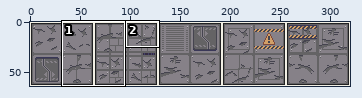
Pixel-art file: art/modules/Floor_2x2.ase. Above: a wide view before the commit, with the close-up outlined.
Close-up. Earlier state:
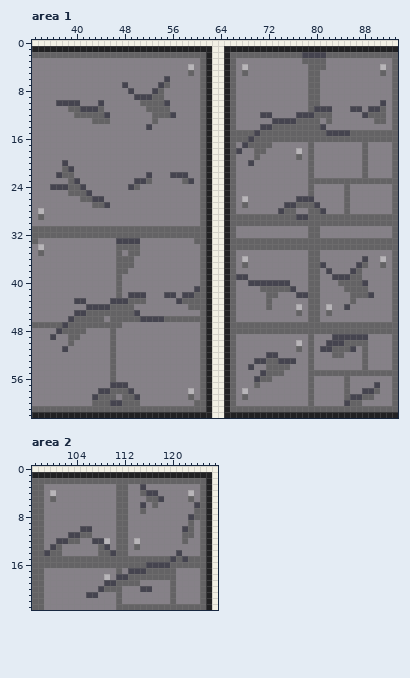
320x64 pixels, 1 frame. Shown: area 1: x 33..93, y 0..62; area 2: x 97..127, y 0..23. The commit also changed other parts of the picture, which this record leaves out.
The same view after the edit:
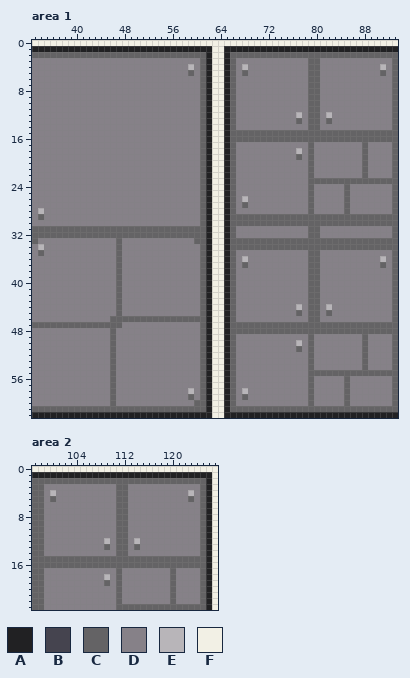
Palette (. is transparent): A #212123  B #45444f  C #646365  D #868188  E #b8b5b9  F #f2f0e5
From old to new:
layer "Layer 2" now hidden
Changed rows in their new state; - is an unchanged pixel.
Area 1:
first column x 36:
 2 ------------------------------------------CCCC----------
 3 ------------------------------------------D--D----------
 4 ---------------------------------------------D----------
 6 -------------------D------------------------------------
 7 ------------D-----DD------------------------------------
 8 -------------D---DD-------------------------------------
 9 --------------DDDDD-------------------------------------
10 -DDDD---D------DDDDD-----------------------------------D
11 ---DDDDDD-------DDDD------------------------CDD---DD-DDD
12 ----DDDDDD-------DDDD--------------DD----EDC-DE-----DDDD
13 -------DDD-------D-------------------DDDD-D-----------DD
14 ----------------D------------------DDDDDDDD--D----------
15 ----------------------------------C-----------CCCC------
16 ---------------------------------C----------------------
17 --------------------------------DDDDD-------------------
18 -------------------------------D--DD--------------------
19 ----------------------------------D---------------------
20 --D------------------------------D----------------------
21 --DD----------------------------------------------------
22 -DDD------------D---DDD---------------------------------
23 ---DD---------DDD-----DD--------------------------------
24 DDDDDD-------DD-----------------------------------------
25 ---DDDD-------------------------------------------------
26 -----DDDD--------------------------------DDC------------
27 -------DDD-----------------------------DDDD-D-----------
28 --------------------------------------DDD---DD----------
29 -----------------------------------------CC-------------
first column x 36:
33 -----------CDDD----------------------------------------
34 ------------DDD----------------------------------------
35 -------------DD----------------------------------------
36 ------------DD--------------------------------------D--
37 ------------DD-------------------------------D-----DD--
38 ------------D---------------------------------D---DD---
39 -------------------------------DD--------------DDDDD---
40 ---------------------------------DDDDDDD--------DDDDD--
41 ------------------------D----------DDDDDD--------DDDD--
42 -------------DDD---DD-DDD-----------DD---DD-------DDDD-
43 ----DD----DCDDDD-----DDDD-----------D-------------D----
44 ------DDDDD-DD---------DD-----------D------------D-----
45 ----DDDDDDD-DDD----------------------------------------
46 ---DDDDDD------CCCC------------------------------------
47 --C----------------------------------------------------
48 -DDDDD-------------------------------------------------
49 D--DD------------------------------------------DDDDDC--
50 ---D------------------------------------------DDDDDD---
51 --D------------------------------------------DDDDDD----
52 ------------------------------------DD---------DD------
53 ----------------------------------DDDDDDD--------------
54 ---------------------------------D--DDDD---------------
55 -----------------------------------DDDD----------------
56 ----------------------------------DDD------------------
57 ----------CDD---------------------D-------------------D
58 --------DD-DDD--------------------------------------DDD
59 -------DDD--DDD-----------------------------------DDDD-
60 -------DDDCDDDD----------------------------------CDD---
Area 2:
first column x 99:
 3 ----------------D---------
 4 ----------------DDD-------
 5 -----------------DDD------
 6 ----------------D-D------D
 7 ----------------D--------D
 8 ------------------------DD
 9 ------------------------D-
10 ------DD---------------DD-
11 ----DDDD---------------DD-
12 --DDDD--DD-------------D--
13 -DD------DC---------------
14 DDD------DDD----------D---
15 ---------------------C-C--
16 -----------------CCCC-----
17 --------------DDDDDDD-----
18 ------------CDDDDDDDD-----
19 ----------CD-DDD----------
20 ---------DDD----DD--------
21 -------DD-----------------
